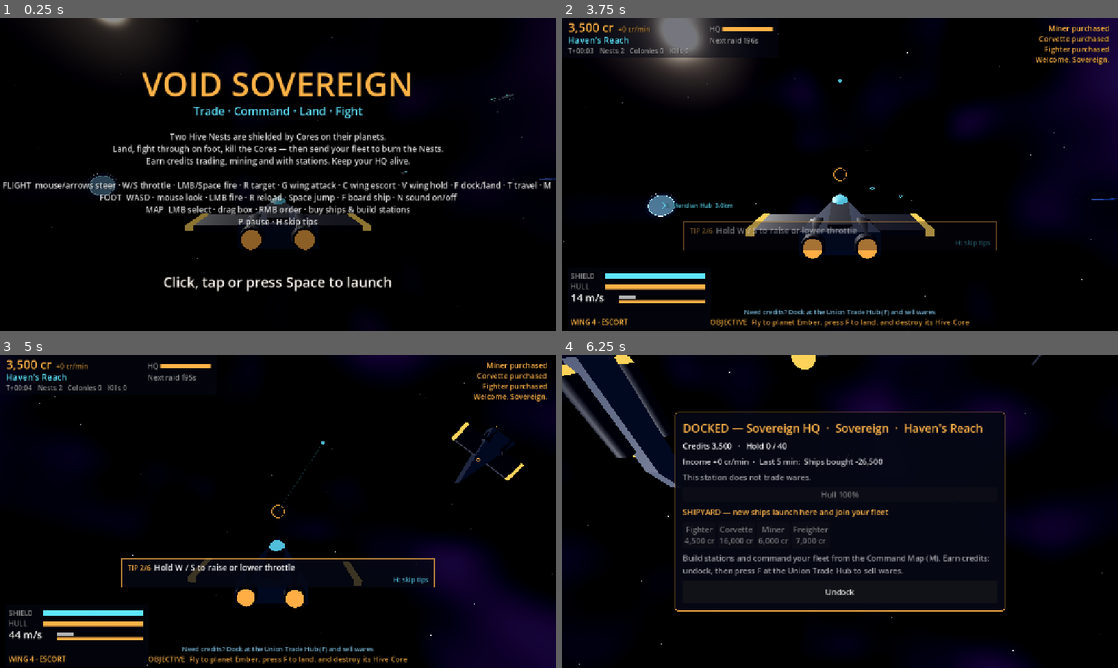
Above: before the commit, frames 1-4 (two rows, left to right).
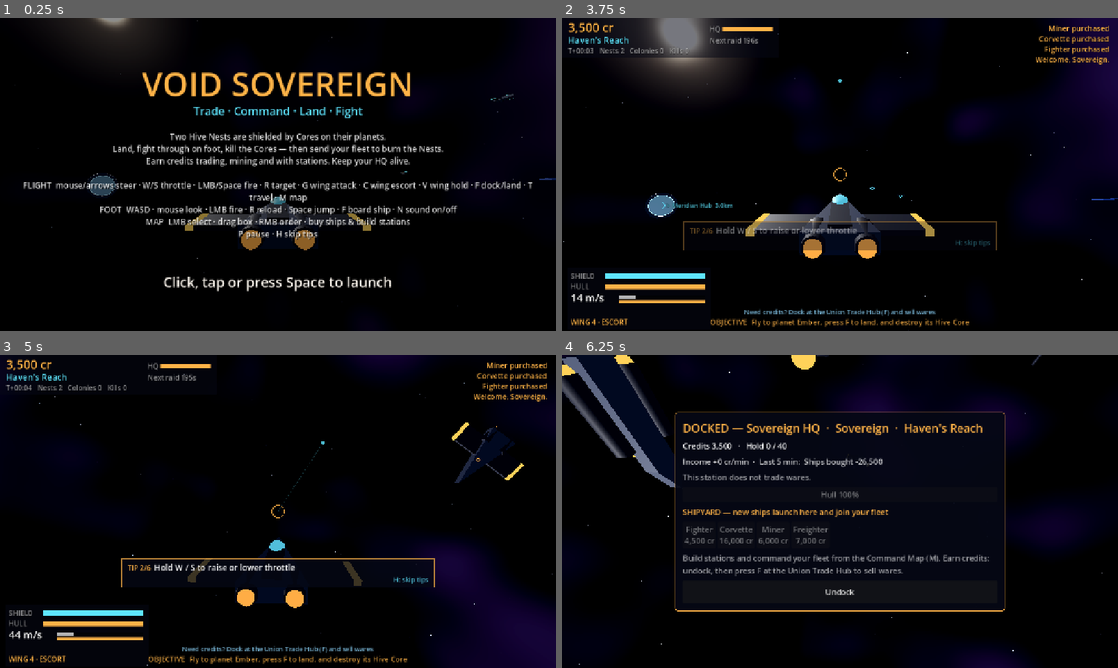
Above: after the commit, the same moments.

Repository: iladin/godot-web-games
Game: Godot game, scene res://scenes/main.tscn
Two runs of this game, one before a commit and one after it. Both use one fixed random seed, a clock stepped at 60 frames per second and the inputs below.
Inputs (mouse positions are in pixels of both pictures, inside the frame that each line leads up to):
- Up to frame 1 (0.25 s): no input
- Up to frame 2 (3.75 s): tap Enter (ui_accept) at 0.5, 0.77 s; move the mouse to (962, 158) at 0.52 s; hold Up (pitch_up) 0.53-1.25 s; hold Space (fire) 0.53-1.25 s; tap F (act) at 0.6 s; click (962, 158) at 0.67 s; click "Fighter 4,500 cr" at 1.25 s; click "Corvette 16,000 cr" at 2 s; click "Miner 6,000 cr" at 2.75 s; click "Undock" at 3.5 s
- Up to frame 3 (5 s): drag from (166, 527) to (250, 574) at 4.27 s
- Up to frame 4 (6.25 s): move the mouse to (851, 505) at 5.02 s; hold Up (pitch_up) 5.03-5.75 s; tap T (travel) at 5.1 s; click (851, 505) at 5.17 s; tap F (act) at 5.3 s; drag from (812, 574) to (673, 464) at 5.77 s

The runs differ from the first frame. In frame 1, 4.0% of the frame differs, in the area x 0-99%, y 52-71%; in frame 2, less than 0.1%; in frame 3, less than 0.1%; in frame 4, nothing differs.

Commit message:
studio(S0033): VS-035 text fit guard and map/title label fixes
Title help text wraps to viewport, station names drawn above ships, cr/min hidden first 15 s. QA PASS.

Co-Authored-By: Claude Sonnet 5.5 <noreply@anthropic.com>
Claude-Session: https://claude.ai/code/session_016YmgZk8E7wgLZBziy1AfhQ

Diff:
--- a/games/void-sovereign/scripts/selftest.gd
+++ b/games/void-sovereign/scripts/selftest.gd
@@ -335,6 +335,7 @@
 	_test_hints()
 	_test_touch_ux()
 	_test_ledger()
+	_test_text_fit()
 	_test_save_game()
 	_test_run_save_file()
 	_test_marker_layout()
@@ -641,6 +642,24 @@
 		x.director = null
 
 
+## VS-035: title help text never leaves the viewport; HUD cr/min hidden for the first 15 s.
+func _test_text_fit() -> void:
+	for w: float in [1280.0, 900.0, 640.0, 480.0]:
+		for touch: bool in [false, true]:
+			var worst := 0.0
+			for l: String in Overlay.title_body(w, touch):
+				worst = maxf(worst, ThemeDB.fallback_font.get_string_size(l, HORIZONTAL_ALIGNMENT_LEFT, -1, Overlay.TITLE_BODY_FS).x)
+			assert(worst <= w * Overlay.TITLE_MARGIN + 0.5, "title help text fits %d px wide (widest %.0f)" % [int(w), worst])
+	assert(Overlay.title_body(1280.0).size() >= 8 and Overlay.title_body(900.0).size() > Overlay.title_body(1280.0).size() - 1, "title keeps all help lines")
+	var u := Universe.new()
+	u.setup(JOURNEY_SEED)
+	u.time = 5.0
+	assert(Hud.rate_text(u) == "", "cr/min hidden before %d s" % int(CreditLedger.MIN_RATE_SPAN))
+	u.time = CreditLedger.MIN_RATE_SPAN + 1.0
+	assert(Hud.rate_text(u).ends_with("cr/min"), "cr/min shown after the first window")
+	print("text fit: title wraps at 1280/900/640/480, cr/min gated OK")
+
+
 func _test_ledger() -> void:
 	var u := Universe.new()
 	u.setup(JOURNEY_SEED)
--- a/games/void-sovereign/scripts/ui/hud.gd
+++ b/games/void-sovereign/scripts/ui/hud.gd
@@ -111,8 +111,9 @@
 	_txt(Vector2(14, 32), cr, 28, AMBER)
 	# VS-024: rolling income rate (CreditLedger.RATE_WINDOW) right of the balance.
 	var rate_x := 14.0 + font.get_string_size(cr, HORIZONTAL_ALIGNMENT_LEFT, -1, 28).x + 10.0
-	var rate := "+%s cr/min" % _fmt(u.ledger.income_per_min(u.time))
-	_txt(Vector2(rate_x, 32), rate, 16, Color(AMBER, 0.75))
+	var rate := rate_text(u)   # VS-035: hidden for the first MIN_RATE_SPAN seconds (same on touch and desktop)
+	if rate != "":
+		_txt(Vector2(rate_x, 32), rate, 16, Color(AMBER, 0.75))
 	var pop_x := rate_x + font.get_string_size(rate, HORIZONTAL_ALIGNMENT_LEFT, -1, 16).x + 10.0
 	_txt(Vector2(14, 58), loc, 20, CYAN)
 	var mins := int(u.time / 60.0)
@@ -368,6 +369,13 @@
 	return "Hold the line"
 
 
+## VS-035: top-bar income rate; empty until the ledger has a meaningful window.
+static func rate_text(p_u: Universe) -> String:
+	if p_u.time < CreditLedger.MIN_RATE_SPAN:
+		return ""
+	return "+%s cr/min" % _fmt(p_u.ledger.income_per_min(p_u.time))
+
+
 ## VS-024: "last 5 min" credit breakdown for the map (one category per line) and dock (inline).
 static func ledger_text(p_u: Universe, max_lines: int = 10, inline: bool = false) -> String:
 	var head := "Income +%s cr/min%sLast 5 min:" % [_fmt(p_u.ledger.income_per_min(p_u.time)), "  ·  " if inline else "\n"]
--- a/games/void-sovereign/scripts/ui/map_view.gd
+++ b/games/void-sovereign/scripts/ui/map_view.gd
@@ -447,6 +447,14 @@
 			draw_dashed_line(w2s(sh.pos), w2s(tp), Color(AMBER, 0.6), 1.5, 6.0)
 	for e: SimEntity in u.ents_in(view_sector):
 		_draw_ent(e)
+	# VS-035: station names last and above the icon so ships clustered at the HQ never cover them.
+	for e: SimEntity in u.ents_in(view_sector):
+		if e.is_station:
+			var sp := w2s(e.pos)
+			var nm := e.display_name
+			for o: Vector2 in [Vector2(-1, 0), Vector2(1, 0), Vector2(0, -1), Vector2(0, 1)]:
+				draw_string(font, sp + Vector2(-90, -22) + o, nm, HORIZONTAL_ALIGNMENT_CENTER, 180, 13, Color(0, 0, 0, 0.85))
+			_text(sp + Vector2(-90, -22), nm, 13, Color(Defs.faction_color(e.faction), 1.0), 180)
 	if _dragging and _drag_start.distance_to(_drag_now) > DRAG_PX and build_kind == "":
 		var r := Rect2(_drag_start, _drag_now - _drag_start).abs()
 		draw_rect(r, Color(AMBER, 0.1))
@@ -472,7 +480,6 @@
 		draw_rect(Rect2(p - Vector2(r, r), Vector2(r, r) * 2), col, false, 2.0)
 		if not e.can_be_damaged():
 			draw_arc(p, 18, 0, TAU, 24, Color(HIVE, 0.6 + 0.3 * sin(t * 4.0)), 2.0)
-		_text(p + Vector2(-90, 26), e.display_name, 13, Color(col, 0.9), 180)
 		draw_rect(Rect2(p + Vector2(-14, 13), Vector2(28 * e.hull_frac(), 3)), col)
 		return
 	var sh := e as ShipData
--- a/games/void-sovereign/scripts/ui/overlay.gd
+++ b/games/void-sovereign/scripts/ui/overlay.gd
@@ -36,6 +36,48 @@
 	draw_string(font, Vector2(0, y), s, HORIZONTAL_ALIGNMENT_CENTER, size.x, fs, c)
 
 
+## VS-035: word-wrap `src` so no line is wider than `max_w` at font size `fs`.
+static func fit_lines(src: Array[String], fs: int, max_w: float, f: Font = null) -> Array[String]:
+	var fnt: Font = f if f != null else ThemeDB.fallback_font
+	var out: Array[String] = []
+	for l: String in src:
+		if l == "" or fnt.get_string_size(l, HORIZONTAL_ALIGNMENT_LEFT, -1, fs).x <= max_w:
+			out.append(l)
+			continue
+		var cur := ""
+		for w: String in l.split(" "):
+			var cand := w if cur == "" else cur + " " + w
+			if cur != "" and fnt.get_string_size(cand, HORIZONTAL_ALIGNMENT_LEFT, -1, fs).x > max_w:
+				out.append(cur)
+				cur = w
+			else:
+				cur = cand
+		if cur != "":
+			out.append(cur)
+	return out
+
+
+const TITLE_BODY_FS := 19
+const TITLE_MARGIN := 0.92   # title text may use at most this fraction of the viewport width
+
+
+## The title's help lines after wrapping to the viewport (also asserted by selftest).
+static func title_body(width: float, touch: bool = false) -> Array[String]:
+	var lines: Array[String] = [
+		"Two Hive Nests are shielded by Cores on their planets.",
+		"Land, fight through on foot, kill the Cores — then send your fleet to burn the Nests.",
+		"Earn credits trading, mining and with stations. Keep your HQ alive.",
+		"",
+		"FLIGHT  mouse/arrows steer · W/S throttle · LMB/Space fire · R target · G wing attack · C wing escort · V wing hold · F dock/land · T travel · M map",
+		"FOOT  WASD · mouse look · LMB fire · R reload · Space jump · F board ship · N sound on/off",
+		"MAP  LMB select · drag box · RMB order · buy ships & build stations",
+		"P pause · H skip tips",
+	]
+	if touch:
+		lines.append("Touch: left stick steers/moves · on-screen buttons")
+	return fit_lines(lines, TITLE_BODY_FS, width * TITLE_MARGIN)
+
+
 ## Screen-space rectangle of the title's Continue button (also used for click/tap hit-testing).
 func continue_rect() -> Rect2:
 	var w := 380.0
@@ -49,22 +91,13 @@
 			draw_rect(Rect2(Vector2.ZERO, size), Color(0, 0, 0, 0.45))
 			_line(h * 0.25, "VOID SOVEREIGN", 76, AMBER)
 			_line(h * 0.25 + 44, "Trade · Command · Land · Fight", 26, CYAN)
-			var lines: Array[String] = [
-				"Two Hive Nests are shielded by Cores on their planets.",
-				"Land, fight through on foot, kill the Cores — then send your fleet to burn the Nests.",
-				"Earn credits trading, mining and with stations. Keep your HQ alive.",
-				"",
-				"FLIGHT  mouse/arrows steer · W/S throttle · LMB/Space fire · R target · G wing attack · C wing escort · V wing hold · F dock/land · T travel · M map",
-				"FOOT  WASD · mouse look · LMB fire · R reload · Space jump · F board ship · N sound on/off",
-				"MAP  LMB select · drag box · RMB order · buy ships & build stations",
-				"P pause · H skip tips",
-			]
 			var y := h * 0.25 + 100
-			for l: String in lines:
-				_line(y, l, 19, Color(1, 1, 1, 0.85))
-				y += 28
-			if touch_hint:
-				_line(y + 6, "Touch: left stick steers/moves · on-screen buttons", 19, CYAN)
+			var body := title_body(size.x, touch_hint)
+			var tstep := 28.0 if body.size() <= 10 else 24.0
+			for i in body.size():
+				var l: String = body[i]
+				_line(y, l, TITLE_BODY_FS, CYAN if l.begins_with("Touch:") else Color(1, 1, 1, 0.85))
+				y += tstep
 			var pulse := AMBER.lerp(Color.WHITE, 0.5 + 0.5 * sin(t * 4.0))
 			if continue_time >= 0.0:
 				var r := Rect2(Vector2((size.x - 380.0) * 0.5, h * 0.765), Vector2(380, 44))
--- a/games/void-sovereign/studio/state.json
+++ b/games/void-sovereign/studio/state.json
@@ -5,9 +5,9 @@
     "since": "",
     "session": ""
   },
-  "session_counter": 32,
-  "last_session": "S0032",
+  "session_counter": 33,
+  "last_session": "S0033",
   "last_mode": "BUILD",
   "last_review_session": "S0031",
-  "builds_since_review": 2
+  "builds_since_review": 3
 }
Not shown, changed: games/void-sovereign/HANDOVER.md
Not shown, changed: games/void-sovereign/studio/BACKLOG.md
Not shown, changed: games/void-sovereign/studio/LOG.md
